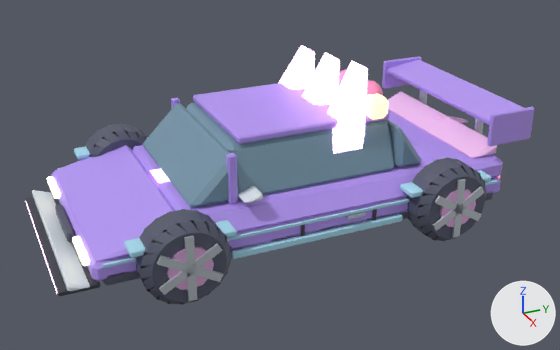
Two versions of the FBX model drafts/cars/crystal_carriage/redesign/crystal_carriage.fbx, one commit apart.
Both versions are drawn from a 50 mm camera at (0.0797, -0.0351, 0.0451) aimed at (0.0018, 0.0, 0.0062). Every picture has the same lights, and +X, +Y and +Z are marked at lower right. The first picture is the older version. Where no turn or scale is listed for an object, it has been applied to the vertices.

In view in the first picture: 'Accent', 'Accent2', 'Accent3', 'Body', 'Glass', 'Light', 'Metal', 'Trim', 'Trim2', 'Wheel_FL', 'Wheel_FR', 'Wheel_RL' and 4 more.
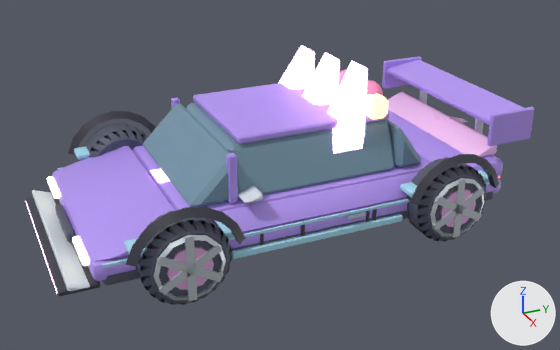
Diff of the bpy script that builds the scene:
```diff
--- a/drafts/cars/crystal_carriage/redesign/crystal_carriage.fbx.py
+++ b/drafts/cars/crystal_carriage/redesign/crystal_carriage.fbx.py
@@ me_trim @@
-me_trim.from_pydata(...)  # 120 vertices, 98 faces; spans x -0.0127..0.0127, y -0.0284..0.0294, z 0.0022..0.0082
+me_trim.from_pydata(...)  # 260 vertices, 218 faces; spans x -0.0155..0.0155, y -0.0284..0.0294, z 0.0022..0.0112
+# me_trim part 8: a new loose piece, a box spanning x 0.01246..0.01266, y -0.00718..-0.00683, z 0.00367..0.0054, in mat_crystal_carriage_trim (dark grey #3f3f4b)
+# me_trim part 9: a new loose piece of 27 vertices spanning x 0.0145..0.0155, y -0.0222..-0.0098, z 0.0062..0.0112, in mat_crystal_carriage_trim (dark grey #3f3f4b)
+# me_trim part 10: a new loose piece of 27 vertices spanning x 0.0145..0.0155, y 0.0098..0.0222, z 0.0062..0.0112, in mat_crystal_carriage_trim (dark grey #3f3f4b)
+# me_trim part 11: a new loose piece of 27 vertices spanning x -0.0155..-0.0145, y -0.0222..-0.0098, z 0.0062..0.0112, in mat_crystal_carriage_trim (dark grey #3f3f4b)
+# other edits to the shape of me_trim do not show in these pictures
 me_trim.materials.append(mat_crystal_carriage_trim)
@@ me_body @@
-me_body.from_pydata(...)  # 270 vertices, 294 faces; spans x -0.0125..0.0125, y -0.025..0.0286, z 0.0033..0.0144
+me_body.from_pydata(...)  # 438 vertices, 441 faces; spans x -0.0125..0.0125, y -0.025..0.0286, z 0.0033..0.0144
+# me_body part 3: the loose piece of 24 vertices spanning x -0.0125..0.0125, y -0.025..0.025, z 0.0033..0.0055 is rebuilt with 56 vertices and now spans x -0.0125..0.0125, y -0.025..0.025, z 0.0033..0.0055
+# me_body part 4: the loose piece of 24 vertices spanning x -0.0125..0.0125, y 0.0165..0.025, z 0.0055..0.008 is rebuilt with 56 vertices and now spans x -0.0125..0.0125, y 0.0165..0.025, z 0.0055..0.008
+# me_body part 5: the loose piece of 24 vertices spanning x -0.0105..0.0105, y -0.015..0.0165, z 0.0055..0.008 is rebuilt with 56 vertices and now spans x -0.0105..0.0105, y -0.015..0.0165, z 0.0055..0.008
+# me_body part 6: the loose piece of 18 vertices spanning x 0.0105..0.0122, y -0.015..0.0165, z 0.0055..0.0076 is rebuilt with 42 vertices and now spans x 0.0105..0.0123, y -0.015..0.0165, z 0.0055..0.0076
+# me_body part 7: the loose piece of 18 vertices spanning x -0.0125..0.0125, y -0.0245..-0.015, z 0.0055..0.0078 is rebuilt with 42 vertices and now spans x -0.0125..0.0125, y -0.0246..-0.015, z 0.0055..0.0078
+# other edits to the shape of me_body do not show in these pictures
 me_body.materials.append(mat_crystal_carriage_body)
@@ me_metal @@
-me_metal.from_pydata(...)  # 232 vertices, 210 faces; spans x -0.016..0.016, y -0.0193..0.0269, z 0.0012..0.0128
+me_metal.from_pydata(...)  # 376 vertices, 354 faces; spans x -0.016..0.016, y -0.0198..0.0269, z 0.001..0.0128
+# me_metal part 1: a new loose piece of 36 vertices spanning x 0.0154..0.016, y -0.0198..-0.0122, z 0.001..0.0086, in mat_crystal_carriage_metal (white #dde6ed)
+# me_metal part 2: a new loose piece of 36 vertices spanning x 0.0154..0.016, y 0.0122..0.0198, z 0.001..0.0086, in mat_crystal_carriage_metal (white #dde6ed)
+# other edits to the shape of me_metal do not show in these pictures
 me_metal.materials.append(mat_crystal_carriage_metal)
```

Where the change shows, as pixel boxes (x1, y1, x2, y2) in the pictures (560 x 350 px):
'Body', reshaped: before (51, 56, 534, 281); after (52, 56, 534, 281)
'Trim', reshaped (mostly hidden before): before (26, 194, 377, 296); after (26, 111, 499, 296)
part 1 of me_metal, added: after (154, 235, 226, 300)
part 2 of me_metal, added: after (430, 178, 485, 237)
part 3 of me_body, rebuilt: before (51, 171, 501, 281); after (52, 172, 501, 281)
part 4 of me_body, rebuilt: before (387, 110, 503, 178); after (387, 110, 503, 177)
part 5 of me_body, rebuilt (7% shorter): before (133, 145, 430, 215); after (133, 146, 429, 211)
part 6 of me_body, rebuilt: before (208, 172, 419, 233); after (214, 172, 418, 232)
part 7 of me_body, rebuilt: before (55, 146, 176, 262); after (54, 146, 175, 261)
part 8 of me_trim, added: after (260, 233, 264, 245)
part 9 of me_trim, added: after (126, 207, 246, 267)
part 10 of me_trim, added: after (410, 154, 499, 205)
part 11 of me_trim, added: after (68, 111, 156, 155)
